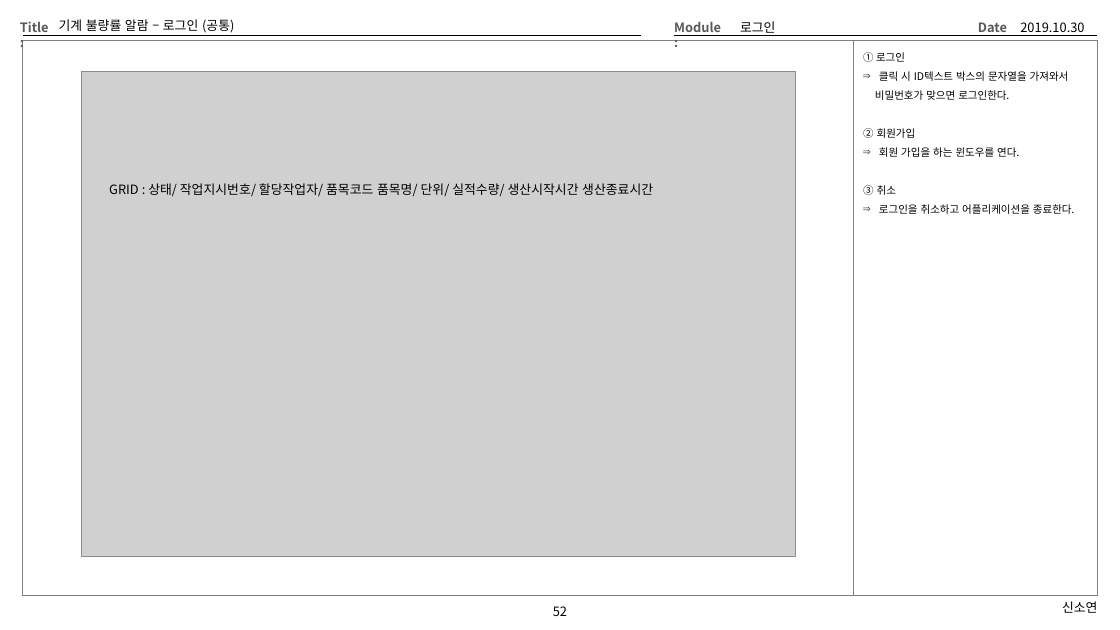
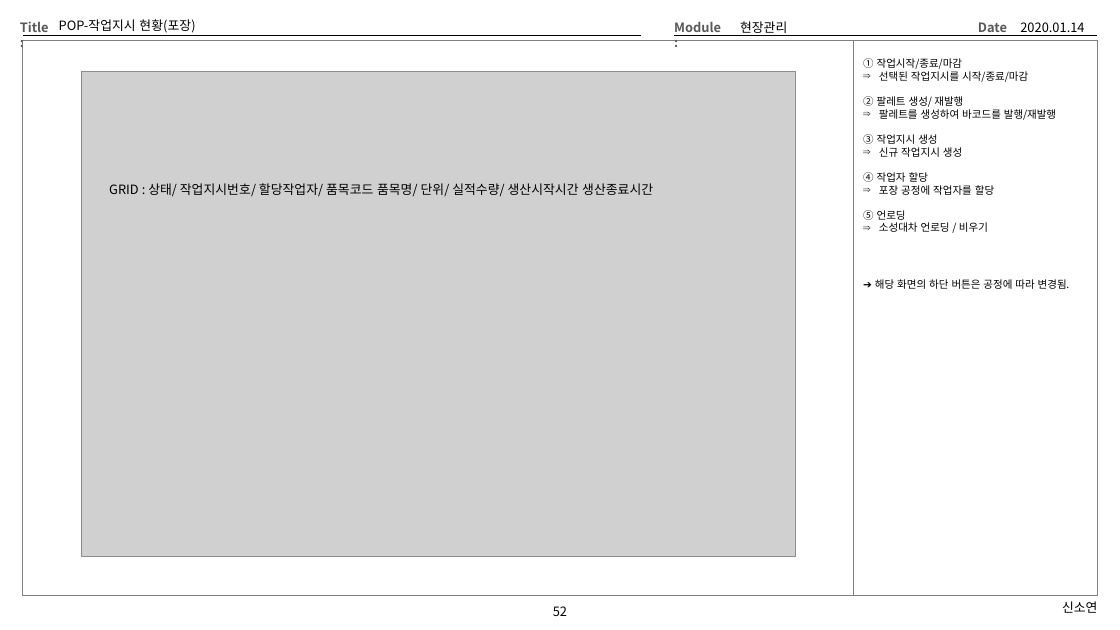
Before and after one commit to Cliedy-s/Team4, a slide deck: slide 52 of source/TEMP/Team4화면설계 - 신소연.pptx. Drawn at 1120x630 pixels with LibreOffice and Linux fonts; fonts in the diff are those of the drawing; grey boxes stand for pictures. Boxes give left, top, right and bottom in pixels: in the first picture for what was removed or moved away, otherwise in the second. Text is boxed around its words. In the diff, an @@ line names an element or a change of style, - is before the commit and + after.

```diff
--- a/source/TEMP/Team4화면설계 - 신소연.pptx
+++ b/source/TEMP/Team4화면설계 - 신소연.pptx
@@ title at (x1=59, y1=19, x2=195, y2=33): text changed @@
-기계 불량률 알람 – 로그인 (공통)
+POP-작업지시 현황(포장)
@@ text at (x1=740, y1=21, x2=787, y2=36): text changed @@
-로그인
+현장관리
@@ text at (x1=1020, y1=22, x2=1084, y2=36): text changed @@
-2019.10.30
+2020.01.14
@@ text at (x1=863, y1=58, x2=1067, y2=289): text changed @@
-① 로그인
-⇒ 클릭 시 ID텍스트 박스의 문자열을 가져와서
-비밀번호가 맞으면 로그인한다.
-② 회원가입
-⇒ 회원 가입을 하는 윈도우를 연다.
-③ 취소
-⇒ 로그인을 취소하고 어플리케이션을 종료한다.
+① 작업시작/종료/마감
+⇒ 선택된 작업지시를 시작/종료/마감
+② 팔레트 생성/ 재발행
+⇒ 팔레트를 생성하여 바코드를 발행/재발행
+③ 작업지시 생성
+⇒ 신규 작업지시 생성
+④ 작업자 할당
+⇒ 포장 공정에 작업자를 할당
+⑤ 언로딩
+⇒ 소성대차 언로딩 / 비우기
+➔ 해당 화면의 하단 버튼은 공정에 따라 변경됨.
```
Also in this commit, not shown: 17 other slides changed, 19 other files.
